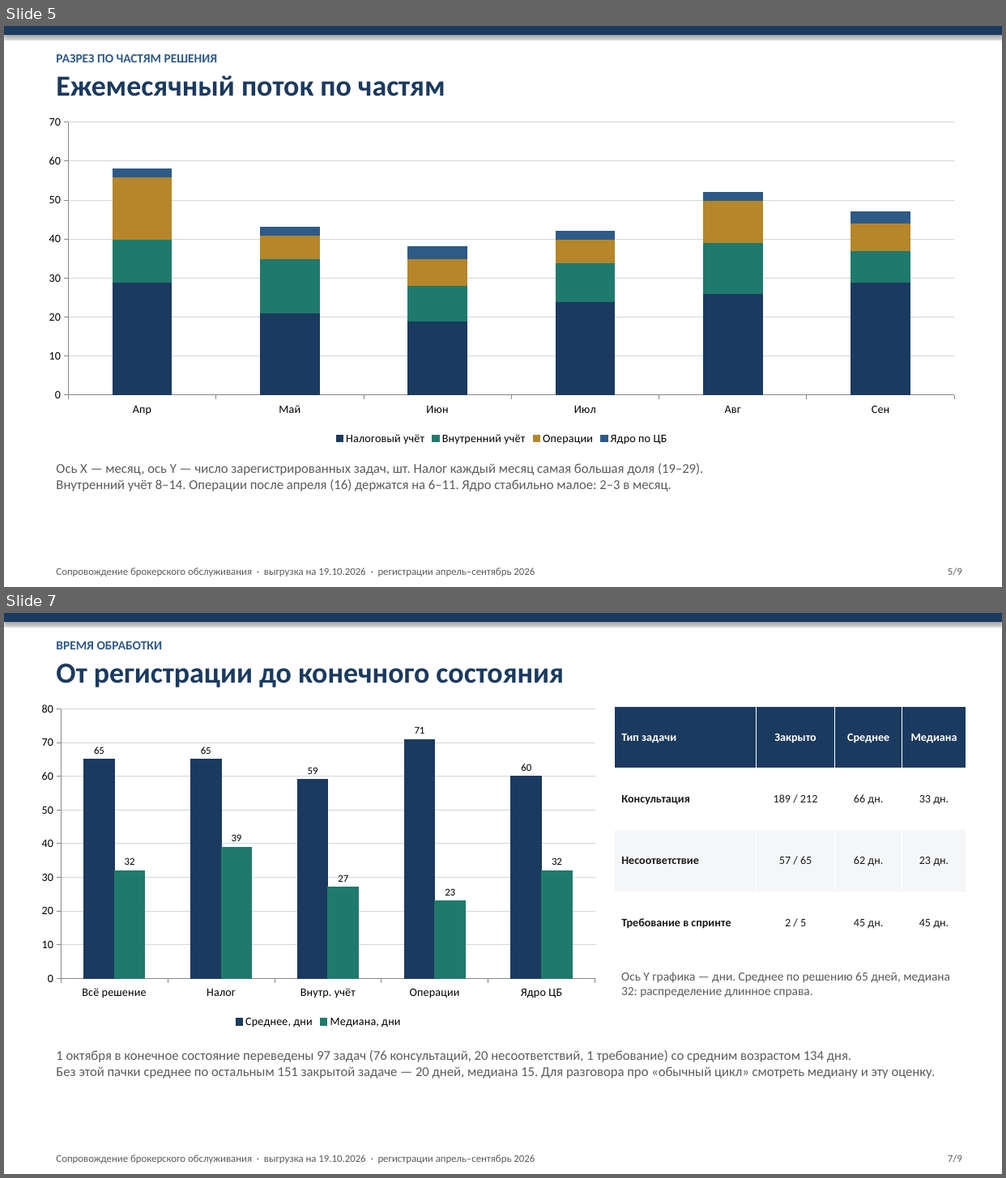
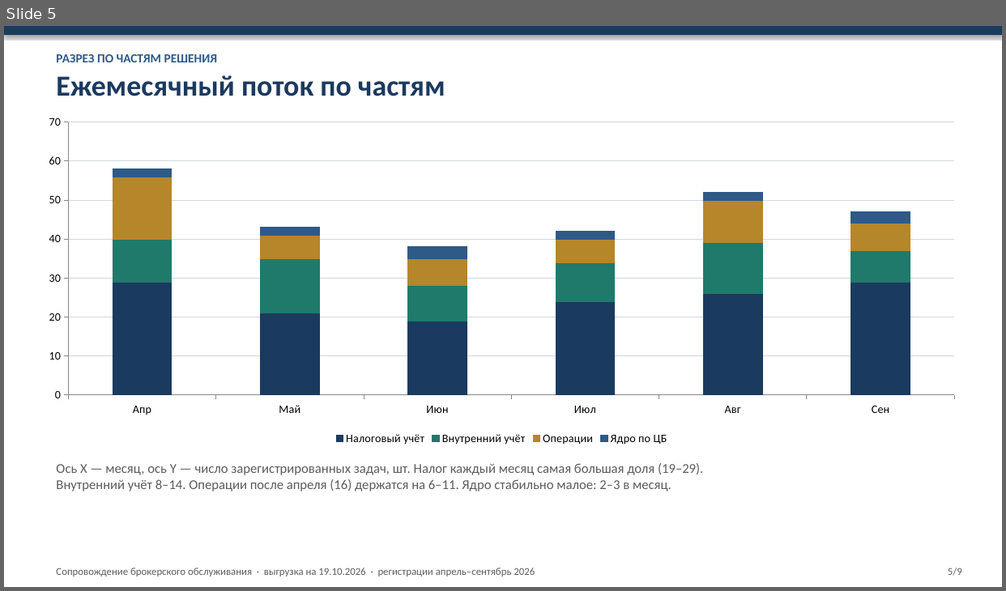
Before and after one commit to kkokurin799/Work, a slide deck: support-stats/brokerage_support_stats.pptx. Shown one above the other, each under a label of ours: slides 5 and 7 before the commit, slide 5 after it; the slides between them are not shown. The pictures are 1006x1178 and 1006x591 pixels, drawn with LibreOffice and Linux fonts; fonts in the diff are those of the drawing. Boxes give left, top, right and bottom in pixels: in the first picture for what was removed or moved away, otherwise in the second. Text is boxed around its words. In the diff, an @@ line names an element or a change of style, - is before the commit and + after.

```diff
--- a/support-stats/brokerage_support_stats.pptx
+++ b/support-stats/brokerage_support_stats.pptx
@@ slide 7 removed at box(4, 613, 1002, 1174), background #FFFFFF @@
@@ rectangle removed at box(4, 613, 1002, 622) @@
@@ text removed at box(56, 641, 163, 649) @@
-ВРЕМЯ ОБРАБОТКИ
@@ text removed at box(56, 663, 564, 688) @@
-От регистрации до конечного состояния
@@ column chart removed at box(30, 696, 607, 1033) @@
-categories: Всё решение, Налог, Внутр. учёт, Операции, Ядро ЦБ
-Среднее, дни: 65, 65, 59, 71, 60
-Медиана, дни: 32, 39, 27, 23, 32
@@ table removed at box(614, 707, 966, 954), 4 rows, 4 columns @@
-Тип задачи | Закрыто | Среднее | Медиана
-Консультация | 189 / 212 | 66 дн. | 33 дн.
-Несоответствие | 57 / 65 | 62 дн. | 23 дн.
-Требование в спринте | 2 / 5 | 45 дн. | 45 дн.
@@ text removed at box(621, 972, 950, 998) @@
-Ось Y графика — дни. Среднее по решению 65 дней, медиана 32: распределение длинное справа.
@@ text removed at box(56, 1050, 936, 1079) @@
-1 октября в конечное состояние переведены 97 задач (76 консультаций, 20 несоответствий, 1 требование) со средним возрастом 134 дня.
-Без этой пачки среднее по остальным 151 закрытой задаче — 20 дней, медиана 15. Для разговора про «обычный цикл» смотреть медиану и эту оценку.
@@ text removed at box(56, 1155, 535, 1164) @@
-Сопровождение брокерского обслуживания · выгрузка на 19.10.2026 · регистрации апрель–сентябрь 2026
@@ text removed at box(948, 1155, 962, 1163) @@
-7/9
```
Also in this commit, not shown: 5 slides changed, 1 slide added, 3 other files.
